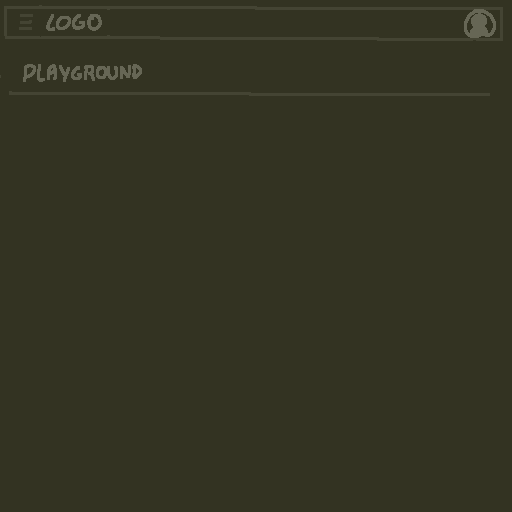
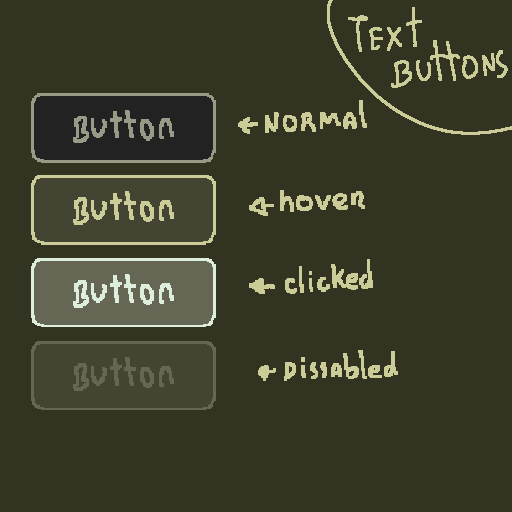
Layer changes from the first 512×512 image to the second:
showed "buttons" over [0, 0, 512, 410]
hid "Copia de my workspaces" over [0, 0, 512, 410]
